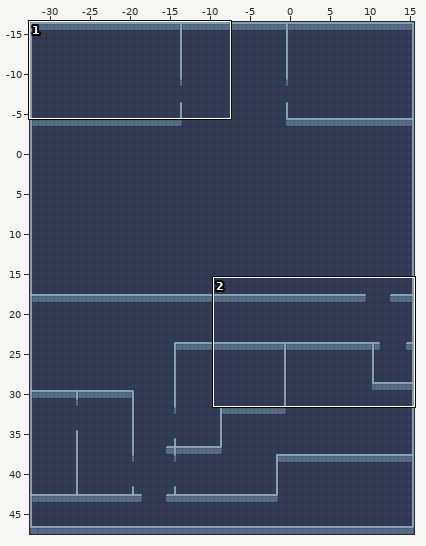
Tiled map (JSON): assets/maps/stage-01.json. The picture above shows the old version from afar; the outline marks the close-up.
Close-up. The starting point:
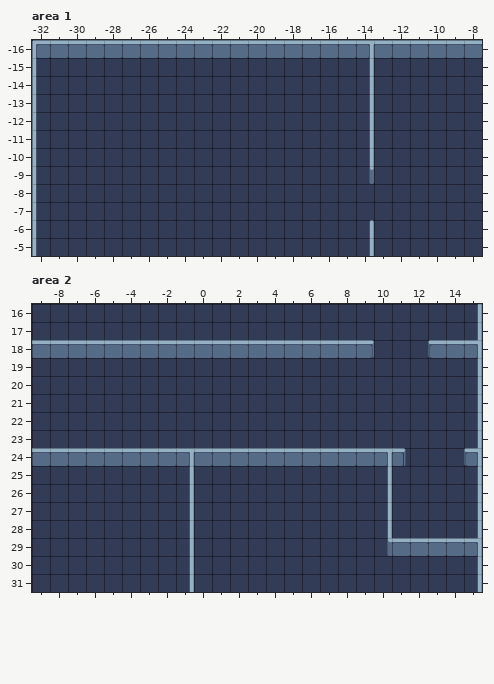
Cells are 32x32 px. Shown: area 1 x -32..-8, y -16..-5; area 2 x -9..15, y 16..31. The commit also changed other parts of the map, which this record leaves out.
New version:
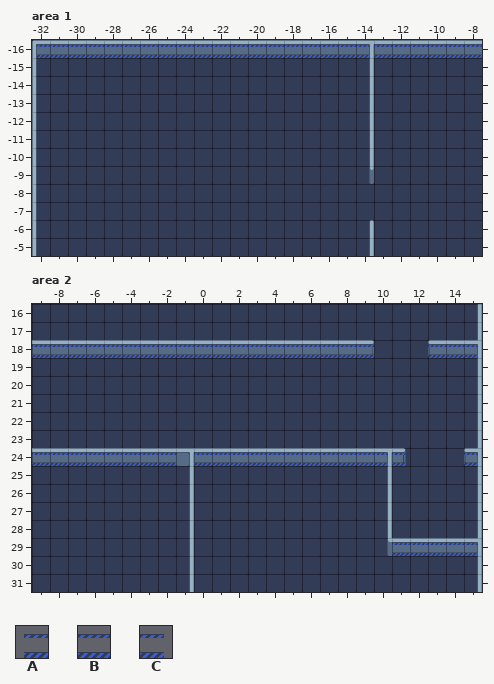
Key: from "tileset-01": A 234, B 235, C 236.
_ is an empty cell.
Changes in this commit:
{"where": "layer \"features\", area 1"}
{"y":-16,"x":-32,"old":"_________________________","new":"ABBBBBBBBBBBBBBBBBCBBBBBB"}
{"where": "layer \"features\", area 2"}
{"y":18,"x":-9,"old":"___________________","new":"BBBBBBBBBBBBBBBBBBB"}
{"y":18,"x":13,"old":"___","new":"BBC"}
{"y":24,"x":-9,"old":"________","new":"BBBBBBBB"}
{"y":24,"x":0,"old":"____________","new":"BBBBBBBBBBCC"}
{"y":24,"x":15,"old":"_","new":"C"}
{"y":29,"x":11,"old":"_____","new":"BBBBC"}
{"label":"added","picture_box":[36,44,482,58]}
{"label":"added","picture_box":[32,344,374,358]}
{"label":"added","picture_box":[428,344,478,358]}
{"label":"added","picture_box":[32,452,176,466]}
{"label":"added","picture_box":[194,452,406,466]}
{"label":"added","picture_box":[464,452,478,466]}
{"label":"added","picture_box":[392,542,478,556]}
